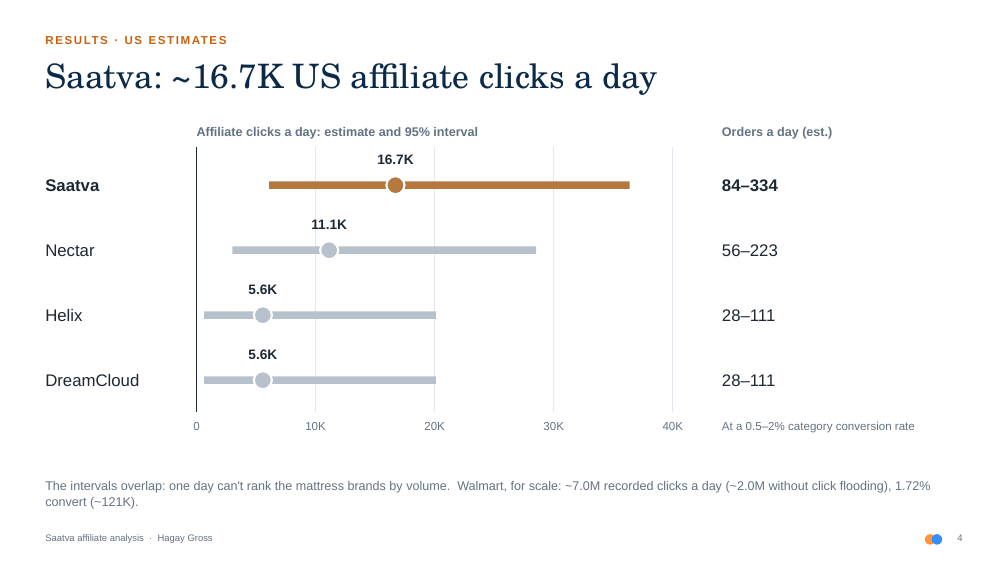
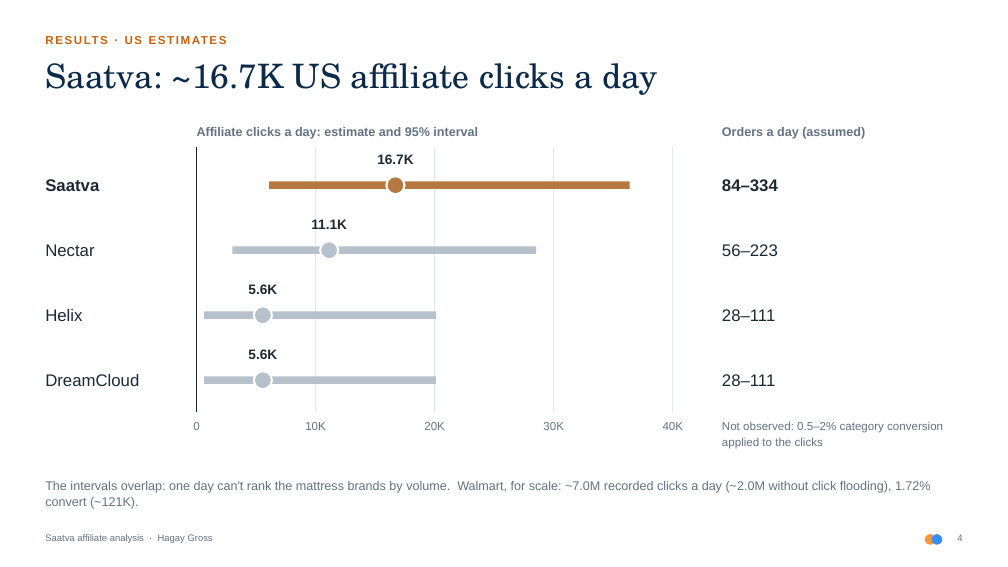
Before and after one commit to Hagaygro/partnerize-assignment, a slide deck: slide 4 of deck/saatva_affiliate_analysis.pptx. Drawn at 1008x567 pixels with LibreOffice and Linux fonts; fonts in the diff are those of the drawing. Boxes give left, top, right and bottom in pixels: in the first picture for what was removed or moved away, otherwise in the second. Text is boxed around its words. In the diff, an @@ line names an element or a change of style, - is before the commit and + after.

```diff
--- a/deck/saatva_affiliate_analysis.pptx
+++ b/deck/saatva_affiliate_analysis.pptx
@@ text at [722, 127, 865, 139]: text changed @@
-Orders a day (est.)
+Orders a day (assumed)
@@ text at [722, 421, 943, 449]: text changed @@
-At a 0.5–2% category conversion rate
+Not observed: 0.5–2% category conversion applied to the clicks
```
Also in this commit, not shown: 6 other slides changed, 2 other files.
